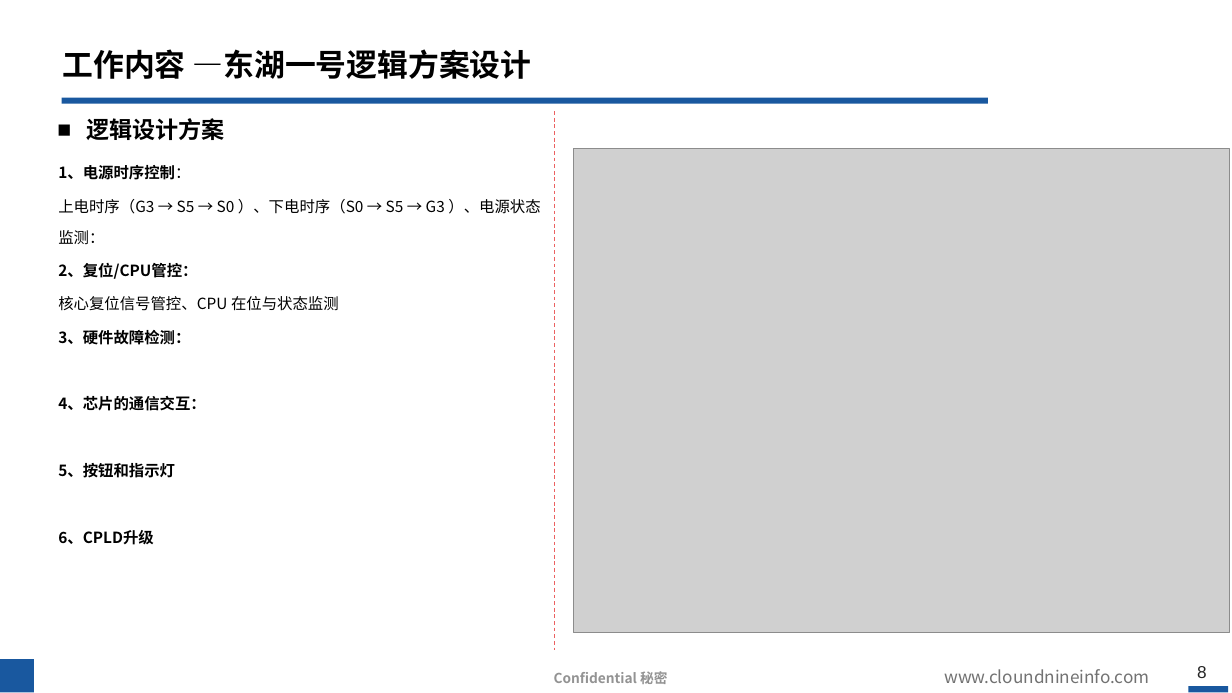
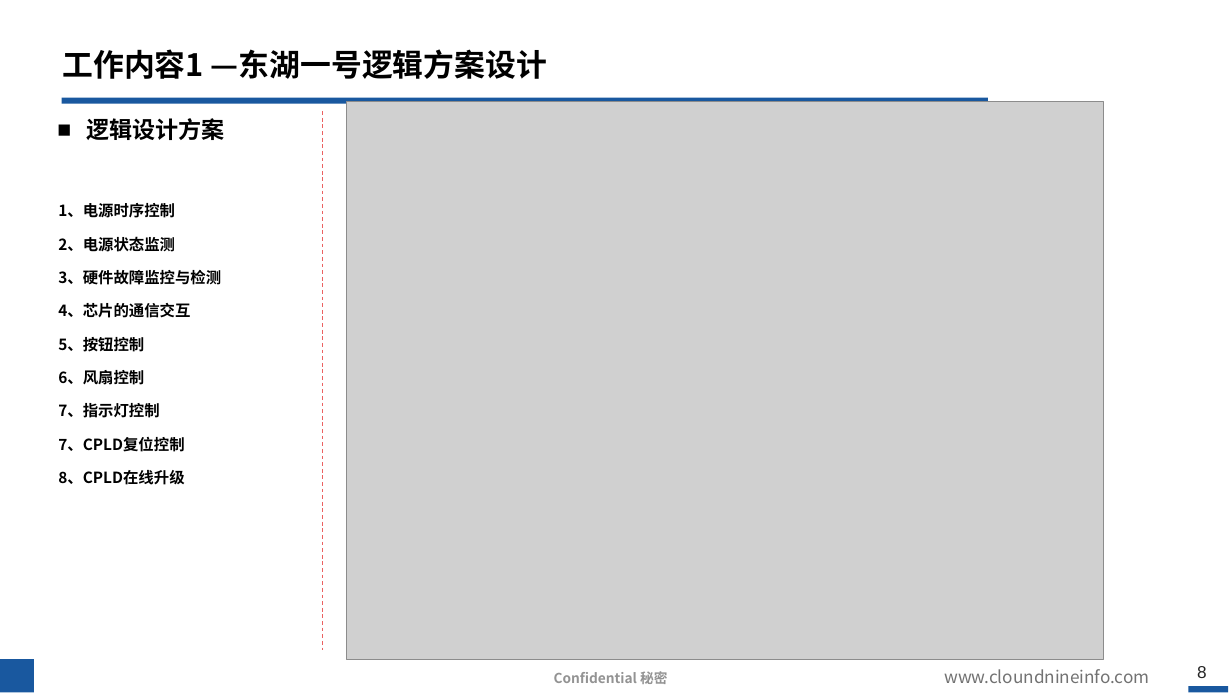
Before and after one commit to hahada-998/Tieta_code, a slide deck: slide 8 of 转正答辩.pptx. Drawn at 1232x693 pixels with LibreOffice and Linux fonts; fonts in the diff are those of the drawing; grey boxes stand for pictures; background and template pictures are left out. Boxes give left, top, right and bottom in pixels: in the first picture for what was removed or moved away, otherwise in the second. Text is boxed around its words. In the diff, an @@ line names an element or a change of style, - is before the commit and + after.

```diff
--- a/转正答辩.pptx
+++ b/转正答辩.pptx
@@ title at bbox=[63, 49, 547, 79]: text changed @@
-工作内容 —东湖一号逻辑方案设计
+工作内容1 —东湖一号逻辑方案设计
@@ line moved from (555, 111) - (555, 650) to (323, 111) - (323, 650) @@
@@ picture: place and size @@
-picture at bbox=[573, 149, 1229, 633]
+picture at bbox=[347, 101, 1104, 659]
@@ text at bbox=[58, 203, 221, 485]: text changed; bold on @@
-  1、电源时序控制：
-  上电时序（G3 → S5 → S0 ）、下电时序（S0 → S5 → G3 ）、电源状态监测：
-  2、复位/CPU管控：
-  核心复位信号管控、CPU 在位与状态监测
-  3、硬件故障检测：
-  4、芯片的通信交互：
-  5、按钮和指示灯
-  6、CPLD升级
+  1、电源时序控制
+  2、电源状态监测
+  3、硬件故障监控与检测
+  4、芯片的通信交互
+  5、按钮控制
+  6、风扇控制
+  7、指示灯控制
+  7、CPLD复位控制
+  8、CPLD在线升级
```
Also in this commit, not shown: 4 other slides changed, 4 slides added, 1 other file.
